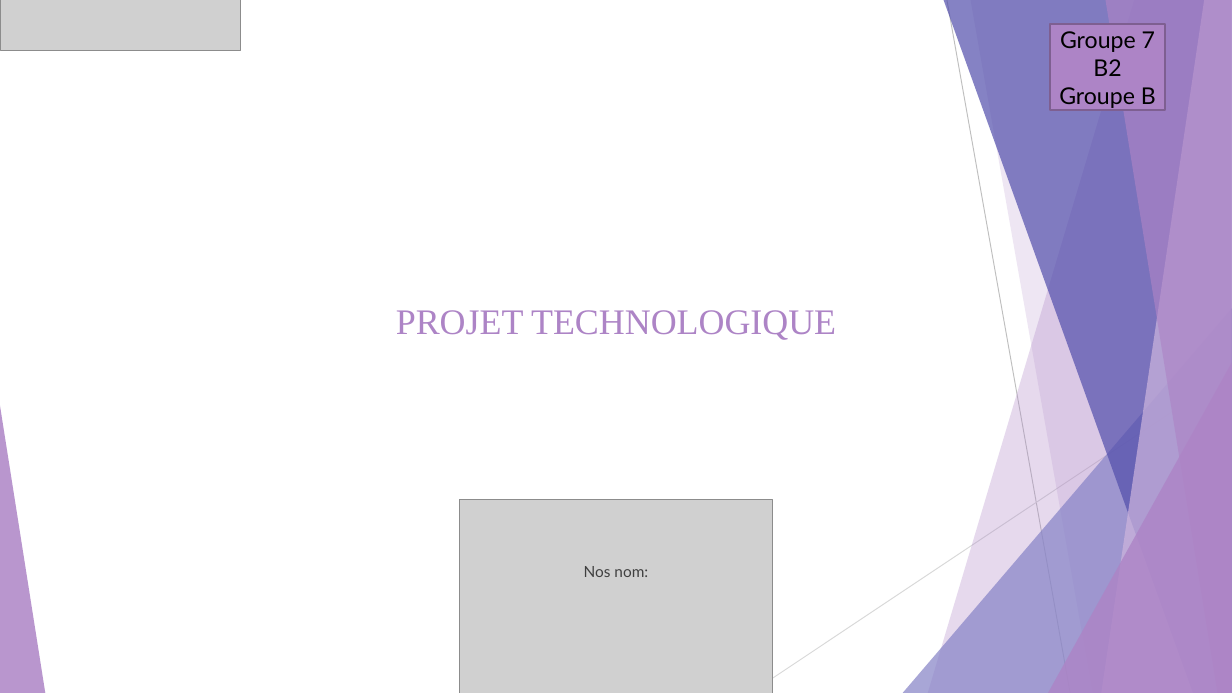
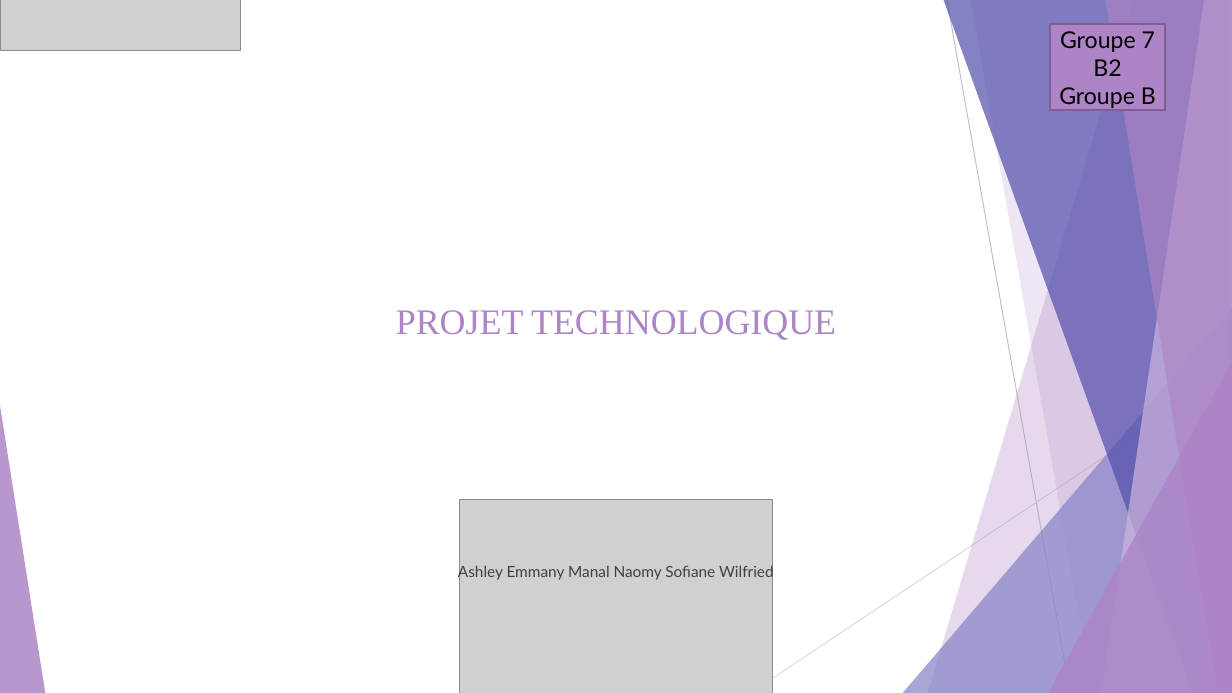
Before and after one commit to Ntumba21/tech1, a slide deck: slide 1 of doc/slide PROJET TECHNOLOGIQUE.odp. Drawn at 1232x693 pixels with LibreOffice and Linux fonts; fonts in the diff are those of the drawing; grey boxes stand for pictures. Boxes give left, top, right and bottom in pixels: in the first picture for what was removed or moved away, otherwise in the second. Text is boxed around its words. In the diff, an @@ line names an element or a change of style, - is before the commit and + after.

```diff
--- a/doc/slide PROJET TECHNOLOGIQUE.odp
+++ b/doc/slide PROJET TECHNOLOGIQUE.odp
@@ text at [458,563,774,580]: text changed @@
-Nos nom:
+Ashley Emmany Manal Naomy Sofiane Wilfried
```
Also in this commit, not shown: 9 other slides changed, 1 slide added, 1 other file.
